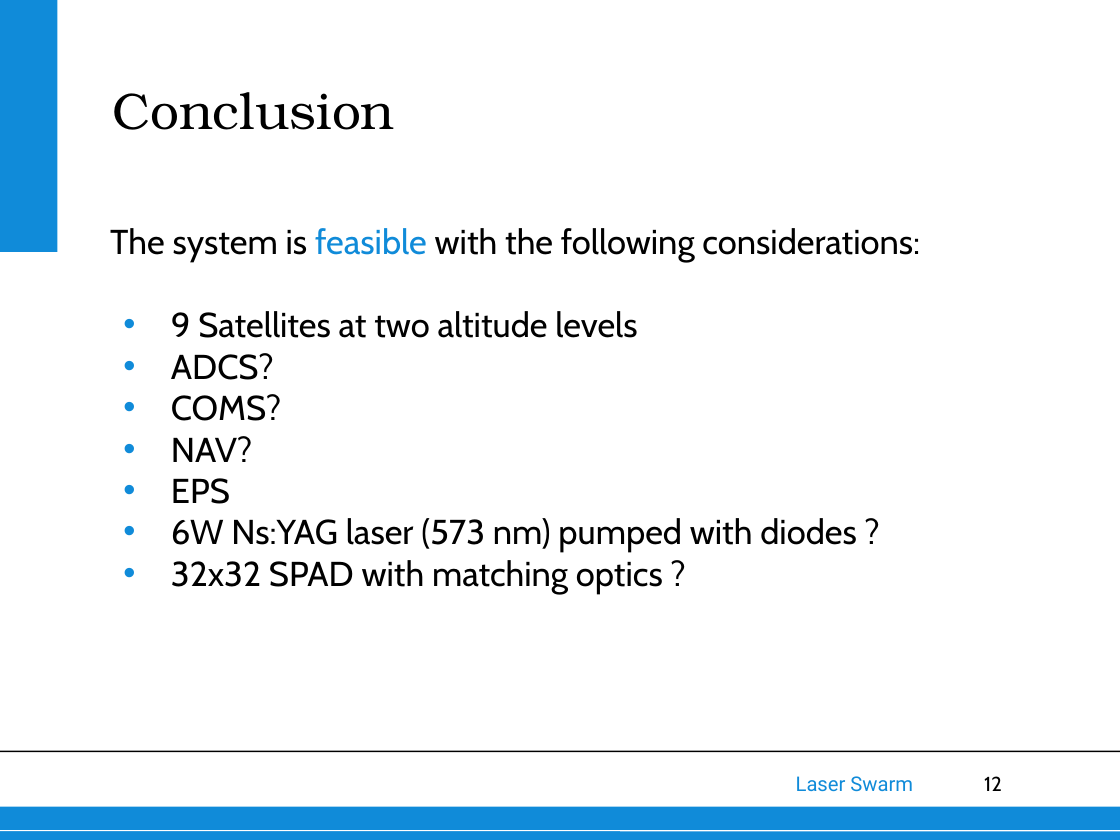
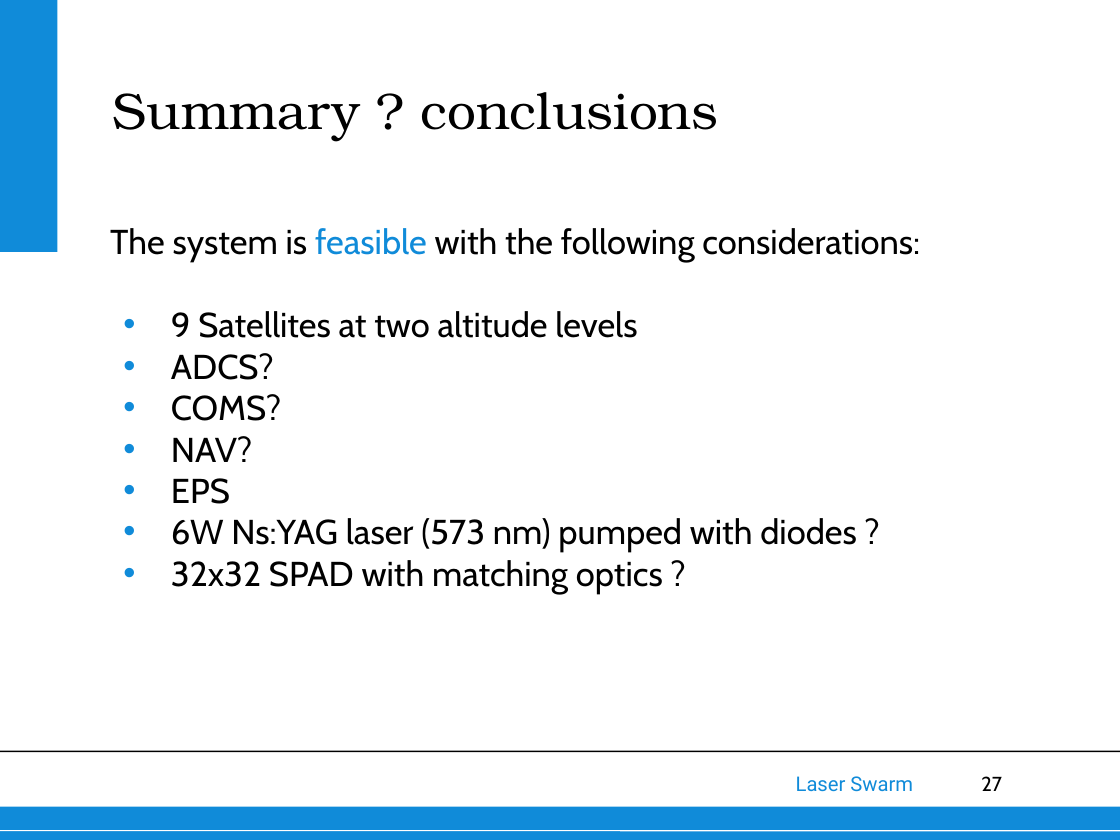
Before and after one commit to thewisenerd/laser-swarm, a slide deck: slide 27 of finalPresentation/FinalPresentation.ppt (slide 12 before the commit). Drawn at 1120x840 pixels with LibreOffice and Linux fonts; fonts in the diff are those of the drawing; background and template pictures are left out. Boxes give left, top, right and bottom in pixels: in the first picture for what was removed or moved away, otherwise in the second. Text is boxed around its words. In the diff, an @@ line names an element or a change of style, - is before the commit and + after.

```diff
--- a/finalPresentation/FinalPresentation.ppt
+++ b/finalPresentation/FinalPresentation.ppt
@@ title at [112,92,719,142]: text changed @@
-Conclusion
+Summary ? conclusions
@@ page number at [981,776,1002,791]: text changed @@
-12
+27
```
Also in this commit, not shown: 6 other slides changed, 16 slides added, 1 slide removed.
